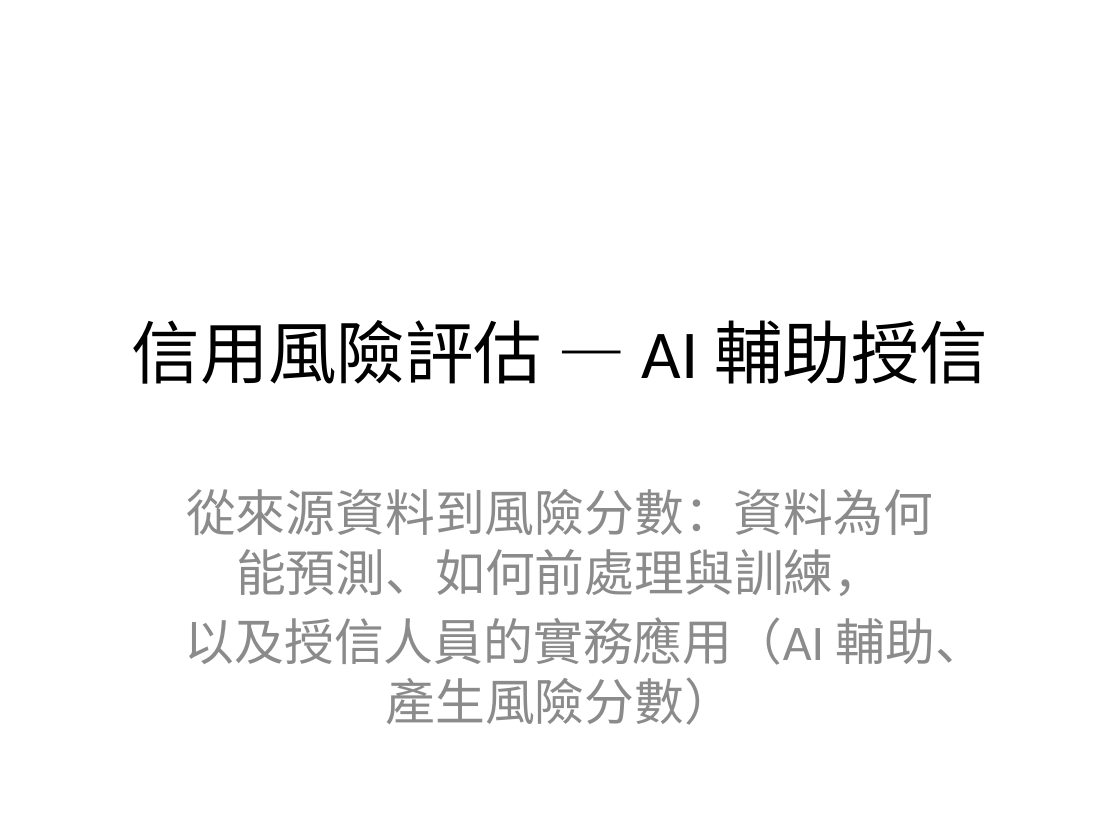
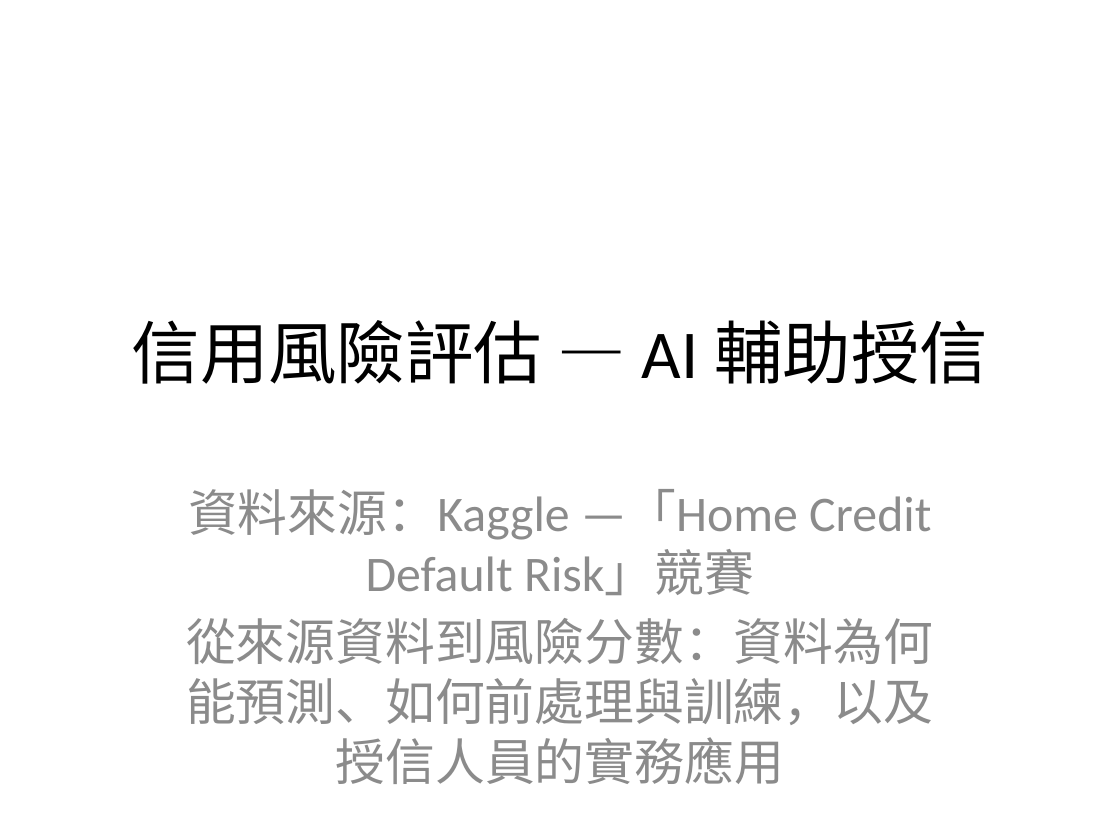
Before and after one commit to JoeMarchi/JoeWebsite, a slide deck: slide 1 of home-credit-slides/home_credit_slides.pptx. Drawn at 1120x840 pixels with LibreOffice and Linux fonts; fonts in the diff are those of the drawing. Boxes give left, top, right and bottom in pixels: in the first picture for what was removed or moved away, otherwise in the second. Text is boxed around its words. In the diff, an @@ line names an element or a change of style, - is before the commit and + after.

```diff
--- a/home-credit-slides/home_credit_slides.pptx
+++ b/home-credit-slides/home_credit_slides.pptx
@@ subtitle at [186, 489, 933, 784]: text changed @@
-從來源資料到風險分數：資料為何能預測、如何前處理與訓練，
-以及授信人員的實務應用（AI 輔助、產生風險分數）
+資料來源：Kaggle —「Home Credit Default Risk」競賽
+從來源資料到風險分數：資料為何能預測、如何前處理與訓練，以及授信人員的實務應用
```
Also in this commit, not shown: 1 other slide changed, 3 other files.
